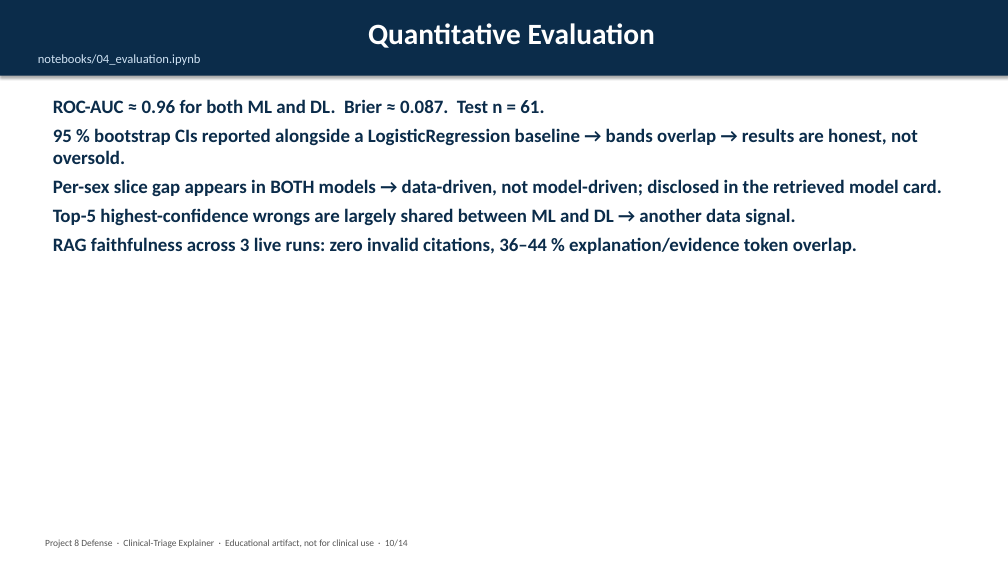
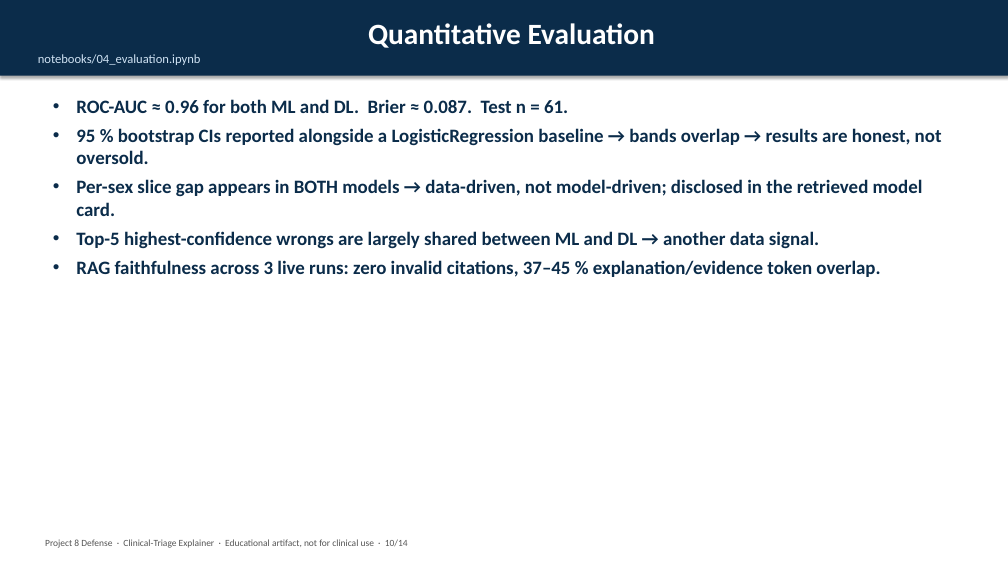
Before and after one commit to udacity-project-sidhu/industry-Integrated-AI-System, a slide deck: slide 10 of defense doc/Defense_Deck.pptx. Drawn at 1008x567 pixels with LibreOffice and Linux fonts; fonts in the diff are those of the drawing. Boxes give left, top, right and bottom in pixels: in the first picture for what was removed or moved away, otherwise in the second. Text is boxed around its words. In the diff, an @@ line names an element or a change of style, - is before the commit and + after.

```diff
--- a/defense doc/Defense_Deck.pptx
+++ b/defense doc/Defense_Deck.pptx
@@ text at bbox=[76, 99, 942, 249]: bullet none to • @@
@@ text at bbox=[76, 260, 880, 277]: text changed @@
-RAG faithfulness across 3 live runs: zero invalid citations, 36–44 % explanation/evidence token overlap.
+• RAG faithfulness across 3 live runs: zero invalid citations, 37–45 % explanation/evidence token overlap.
```
Also in this commit, not shown: 10 other slides changed, 21 other files.
